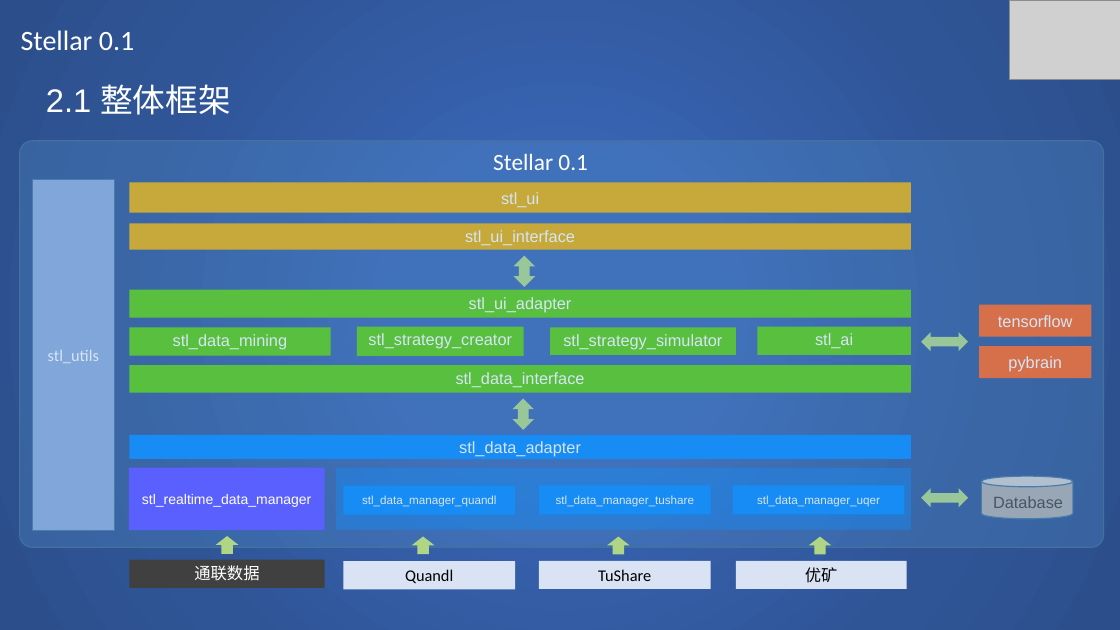
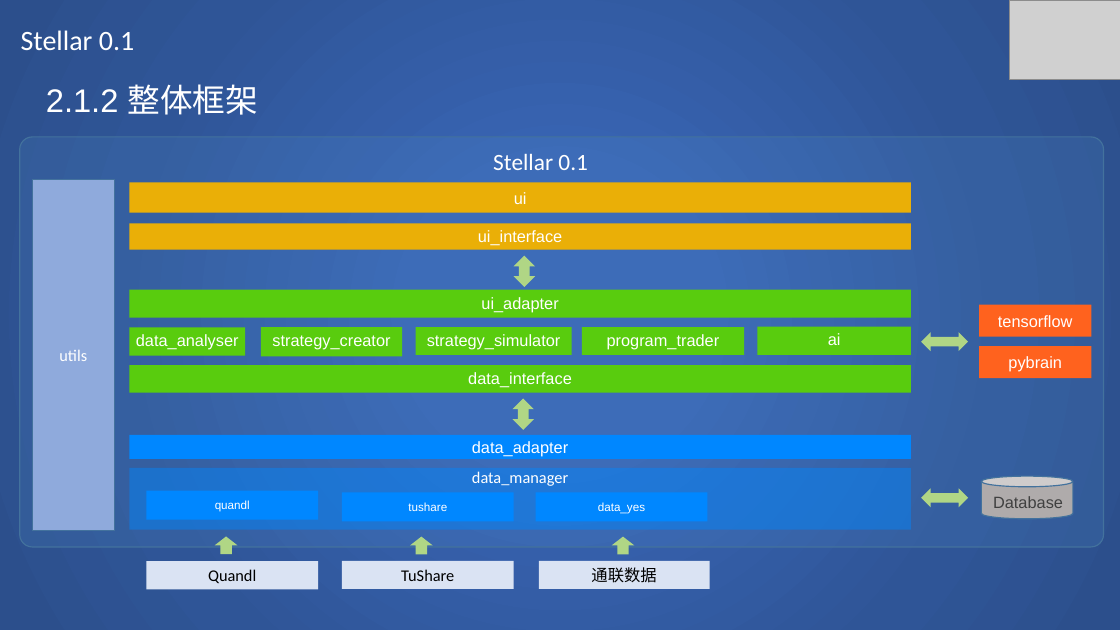
Before and after one commit to SCITLAS/Stellar, a slide deck: slide 12 of Stellar_0.1/documents/design/design.pptx (slide 11 before the commit). Drawn at 1120x630 pixels with LibreOffice and Linux fonts; fonts in the diff are those of the drawing; grey boxes stand for pictures. Boxes give left, top, right and bottom in pixels: in the first picture for what was removed or moved away, otherwise in the second. Text is boxed around its words. In the diff, an @@ line names an element or a change of style, - is before the commit and + after.

```diff
--- a/Stellar_0.1/documents/design/design.pptx
+++ b/Stellar_0.1/documents/design/design.pptx
@@ text at (46,84,258,115): text changed @@
-2.1 整体框架
+2.1.2 整体框架
@@ rounded rectangle: place and size @@
-rounded rectangle at (19,141,1103,548)
+rounded rectangle at (19,137,1103,547)
@@ rounded rectangle at (19,137,1103,547): fill #5B9BD5 at 25% opacity to #5B9BD5 at 15% opacity @@
@@ text in rectangle at (514,192,527,204): text changed @@
-stl_ui
+ui
@@ text in rectangle at (478,230,562,246): text changed @@
-stl_ui_interface
+ui_interface
@@ text in rectangle at (481,297,558,312): text changed @@
-stl_ui_adapter
+ui_adapter
@@ rectangle "data_analyser": place and size @@
-rectangle "data_analyser" at (129,328,330,356)
+rectangle "data_analyser" at (129,328,245,356)
@@ rectangle "strategy_creator": place and size @@
-rectangle "strategy_creator" at (357,327,524,356)
+rectangle "strategy_creator" at (261,327,402,356)
@@ rectangle "strategy_simulator": place and size @@
-rectangle "strategy_simulator" at (550,328,736,355)
+rectangle "strategy_simulator" at (416,328,572,355)
@@ rectangle added at (582,328,744,355), fill #59CC0E, 14 pt, text #FFFFFF @@
+program_trader
@@ text in rectangle at (59,350,87,361): text changed @@
-stl_utils
+utils
@@ text in rectangle at (136,334,239,350): text changed @@
-stl_data_mining
+data_analyser
@@ text in rectangle at (272,335,390,350): text changed @@
-stl_strategy_creator
+strategy_creator
@@ text in rectangle at (427,334,561,350): text changed @@
-stl_strategy_simulator
+strategy_simulator
@@ text in rectangle at (828,333,841,345): text changed @@
-stl_ai
+ai
@@ text in rectangle at (468,372,572,388): text changed @@
-stl_data_interface
+data_interface
@@ text in rectangle at (472,441,568,457): text changed @@
-stl_data_adapter
+data_adapter
@@ rectangle: place and size @@
-rectangle at (336,468,912,530)
+rectangle at (129,468,911,530)
@@ rectangle removed at (129,468,324,530) @@
-stl_realtime_data_manager
@@ text added at (472,471,568,486), 14 pt, text #FFFFFF @@
+data_manager
@@ rectangle "quandl": place and size @@
-rectangle "quandl" at (344,486,515,514)
+rectangle "quandl" at (146,491,318,519)
@@ text in rectangle at (215,500,250,512): text changed @@
-stl_data_manager_quandl
+quandl
@@ rectangle "tushare": place and size @@
-rectangle "tushare" at (539,486,711,514)
+rectangle "tushare" at (342,492,513,521)
@@ text in rectangle at (408,502,447,511): text changed @@
-stl_data_manager_tushare
+tushare
@@ rectangle "data_yes": place and size @@
-rectangle "data_yes" at (733,486,904,514)
+rectangle "data_yes" at (536,492,707,521)
@@ text in rectangle at (598,502,645,514): text changed @@
-stl_data_manager_uqer
+data_yes
@@ 3 down arrows, 1 rectangle: place and size @@
-3 down arrows, 1 rectangle at (412,537,832,590)
+3 down arrows, 1 rectangle at (215,537,634,590)
@@ rectangle "Quandl": place and size @@
-rectangle "Quandl" at (344,561,515,590)
+rectangle "Quandl" at (146,561,318,590)
@@ rectangle "通联数据": place and size @@
-rectangle "通联数据" at (129,560,324,588)
+rectangle "通联数据" at (539,561,709,590)
@@ rectangle "通联数据" at (539,561,709,590): text colour #FFFFFF to #000000; fill #404040 to #DAE3F3 @@
@@ rectangle removed at (736,561,907,590) @@
-优矿
```
Also in this commit, not shown: 6 other slides changed, 1 slide added, 1 other file.
